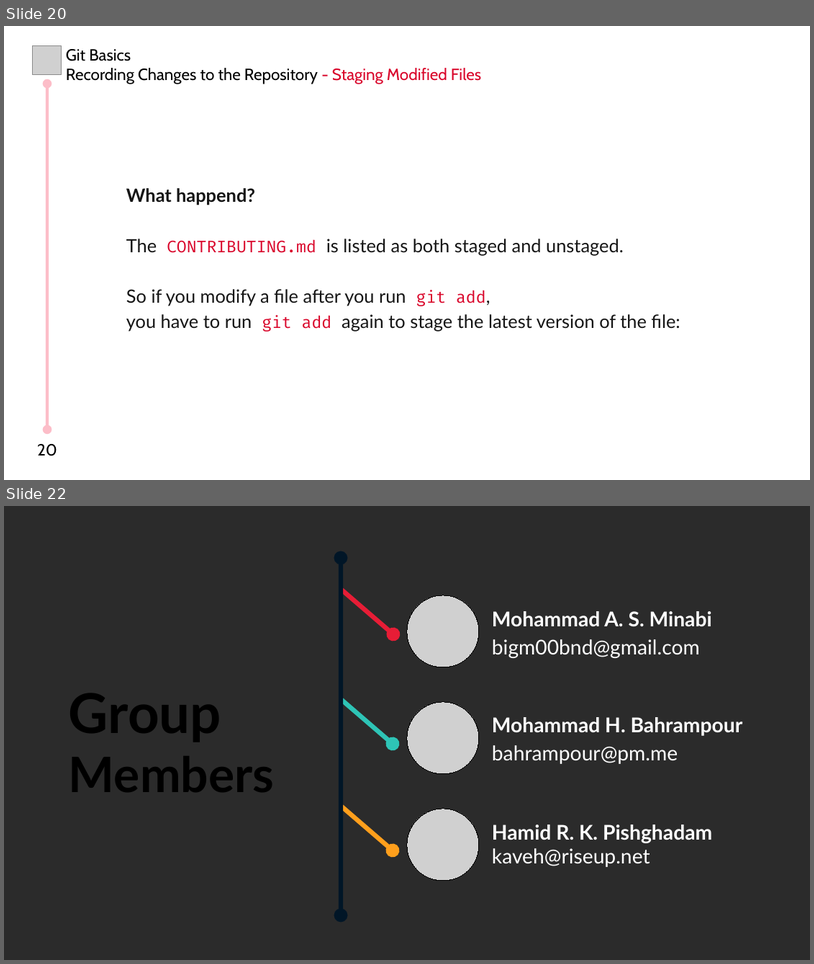
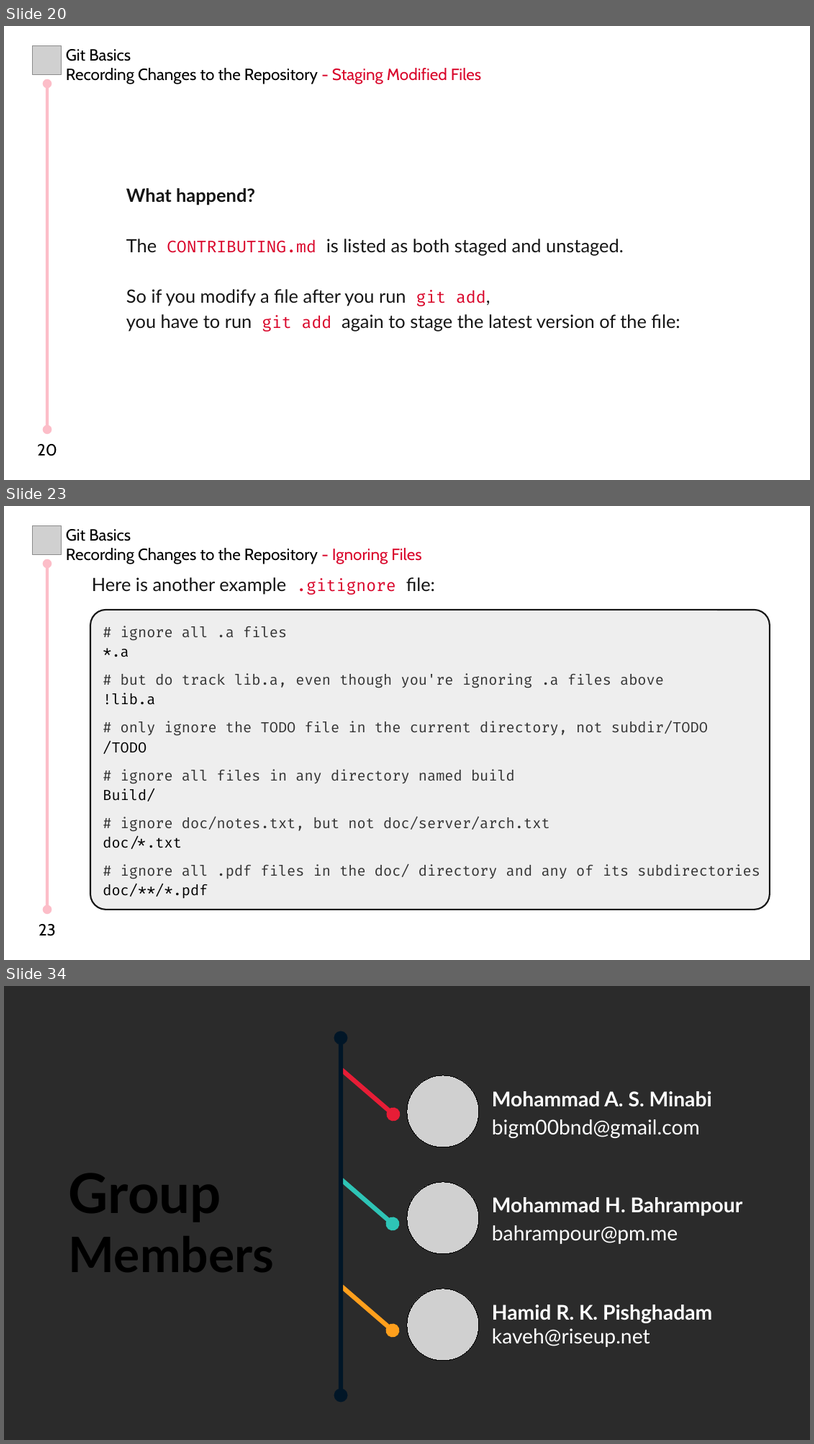
Before and after one commit to MHBahrampour/git-presentation-files, a slide deck: Chapter 2/Chapter 2.odp. Shown one above the other, each under a label of ours: slides 20 and 22 before the commit, slides 20, 23 and 34 after it; the slides between them are not shown. The pictures are 814x964 and 814x1444 pixels, drawn with LibreOffice and Linux fonts; fonts in the diff are those of the drawing; grey boxes stand for pictures; background and template pictures are left out; a plain dark background stands for a picture behind light text. Boxes give left, top, right and bottom in pixels: in the first picture for what was removed or moved away, otherwise in the second. Text is boxed around its words. In the diff, an @@ line names an element or a change of style, - is before the commit and + after.

```diff
--- a/Chapter 2/Chapter 2.odp
+++ b/Chapter 2/Chapter 2.odp
@@ slide 23 added at (4, 506, 810, 960), background #FFFFFF @@
@@ picture added at (33, 526, 61, 555) @@
@@ text added at (66, 529, 422, 564), 16 pt, text #000000 @@
+Git Basics
+Recording Changes to the Repository - Ignoring Files
@@ double arrow added from (47, 564) to (47, 909), #FCBDC8 3 pt @@
@@ text added at (92, 577, 435, 595), 18 pt, text #151515 @@
+Here is another example .gitignore file:
@@ rounded rectangle added at (90, 610, 770, 909), fill #EEEEEE, outline #151515 1.5 pt, 14 pt, text #333333 @@
+# ignore all .a files
+*.a
+# but do track lib.a, even though you're ignoring .a files above
+!lib.a
+# only ignore the TODO file in the current directory, not subdir/TODO
+/TODO
+# ignore all files in any directory named build
+Build/
+# ignore doc/notes.txt, but not doc/server/arch.txt
+doc/*.txt
+# ignore all .pdf files in the doc/ directory and any of its subdirectories
+doc/**/*.pdf
@@ text added at (39, 924, 56, 936), 16 pt, text #000000 @@
+23
@@ what was slide 22 is now slide 34 @@
```
Also in this commit, not shown: 1 slide changed, 11 other slides added.
